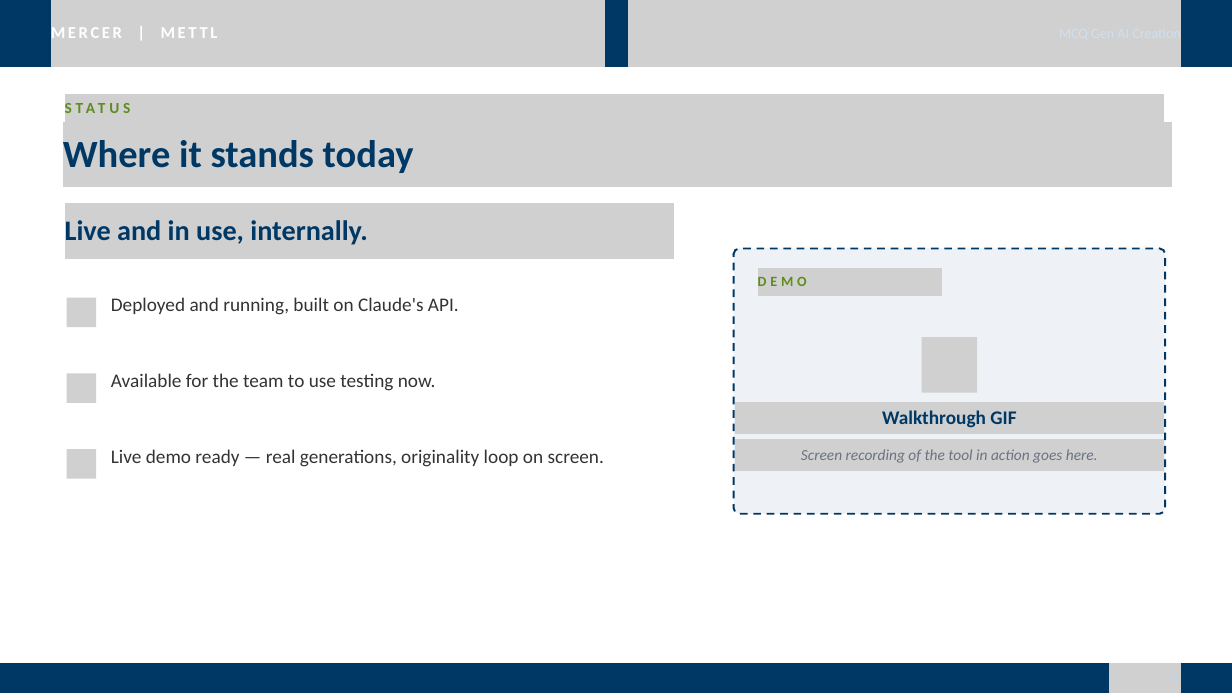
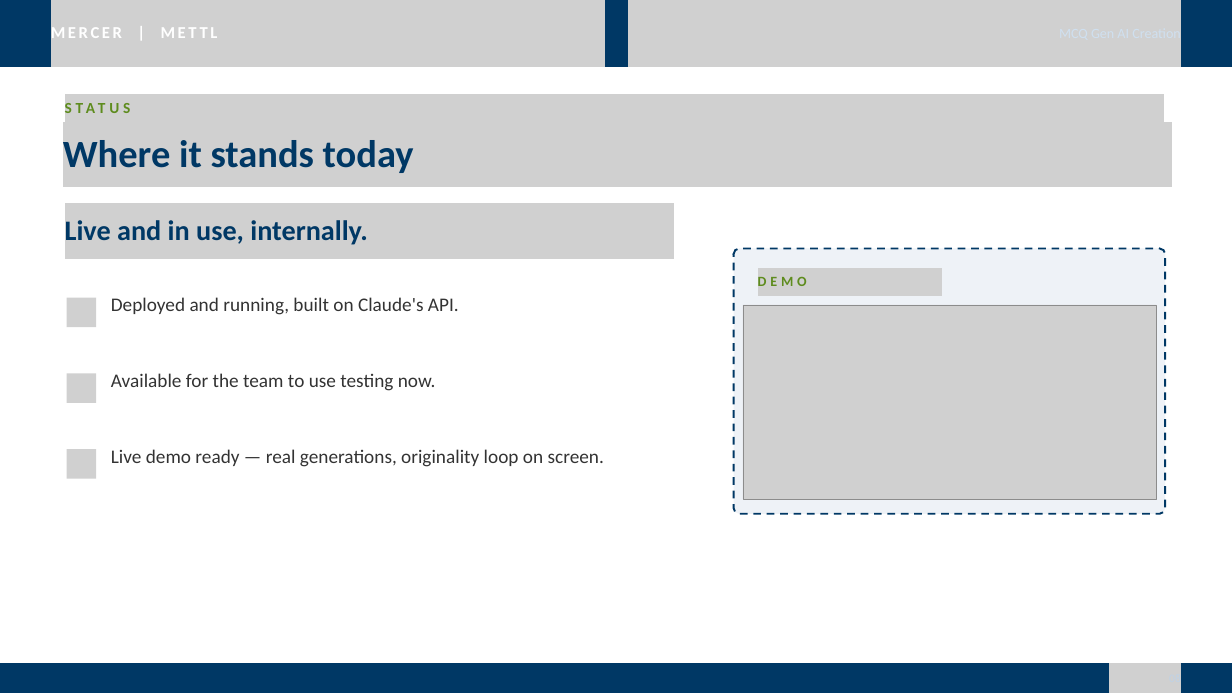
Before and after one commit to BinaryBishup/GenAI_mcqs, a slide deck: slide 8 of MCQ_GenAI_Creation_Showcase.pptx.pptx. Drawn at 1232x693 pixels with LibreOffice and Linux fonts; fonts in the diff are those of the drawing; grey boxes stand for pictures. Boxes give left, top, right and bottom in pixels: in the first picture for what was removed or moved away, otherwise in the second. Text is boxed around its words. In the diff, an @@ line names an element or a change of style, - is before the commit and + after.

```diff
--- a/MCQ_GenAI_Creation_Showcase.pptx.pptx
+++ b/MCQ_GenAI_Creation_Showcase.pptx.pptx
@@ picture added at <box>743,305,1156,499</box> @@
@@ picture removed at <box>922,337,977,392</box> @@
@@ picture removed at <box>735,402,1164,435</box> @@
@@ text removed at <box>882,410,1016,428</box> @@
-Walkthrough GIF
@@ picture removed at <box>735,439,1164,471</box> @@
@@ text removed at <box>801,449,1098,463</box> @@
-Screen recording of the tool in action goes here.
```
Also in this commit, not shown: 3 other slides changed, 1 other file.
